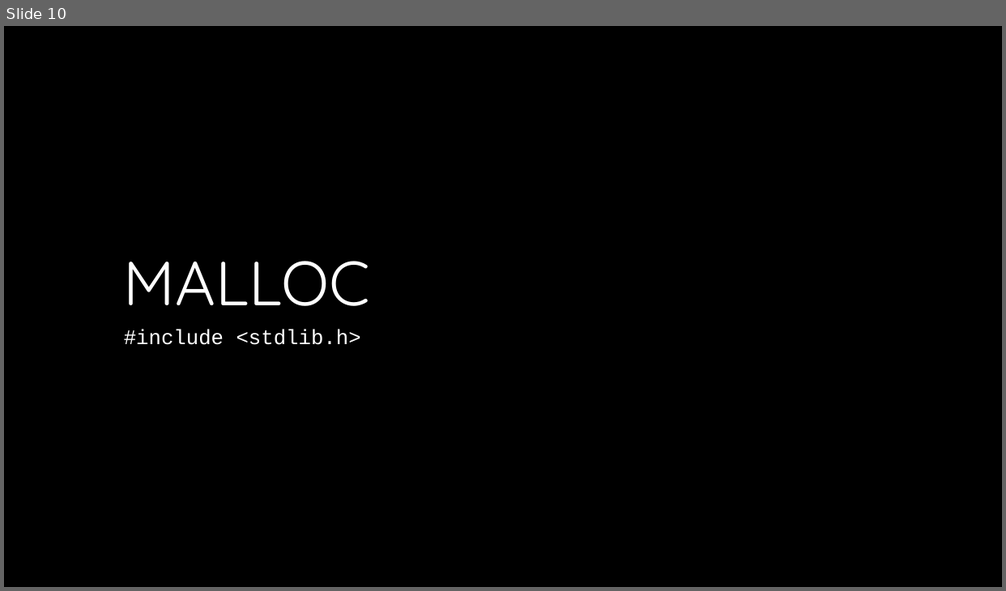
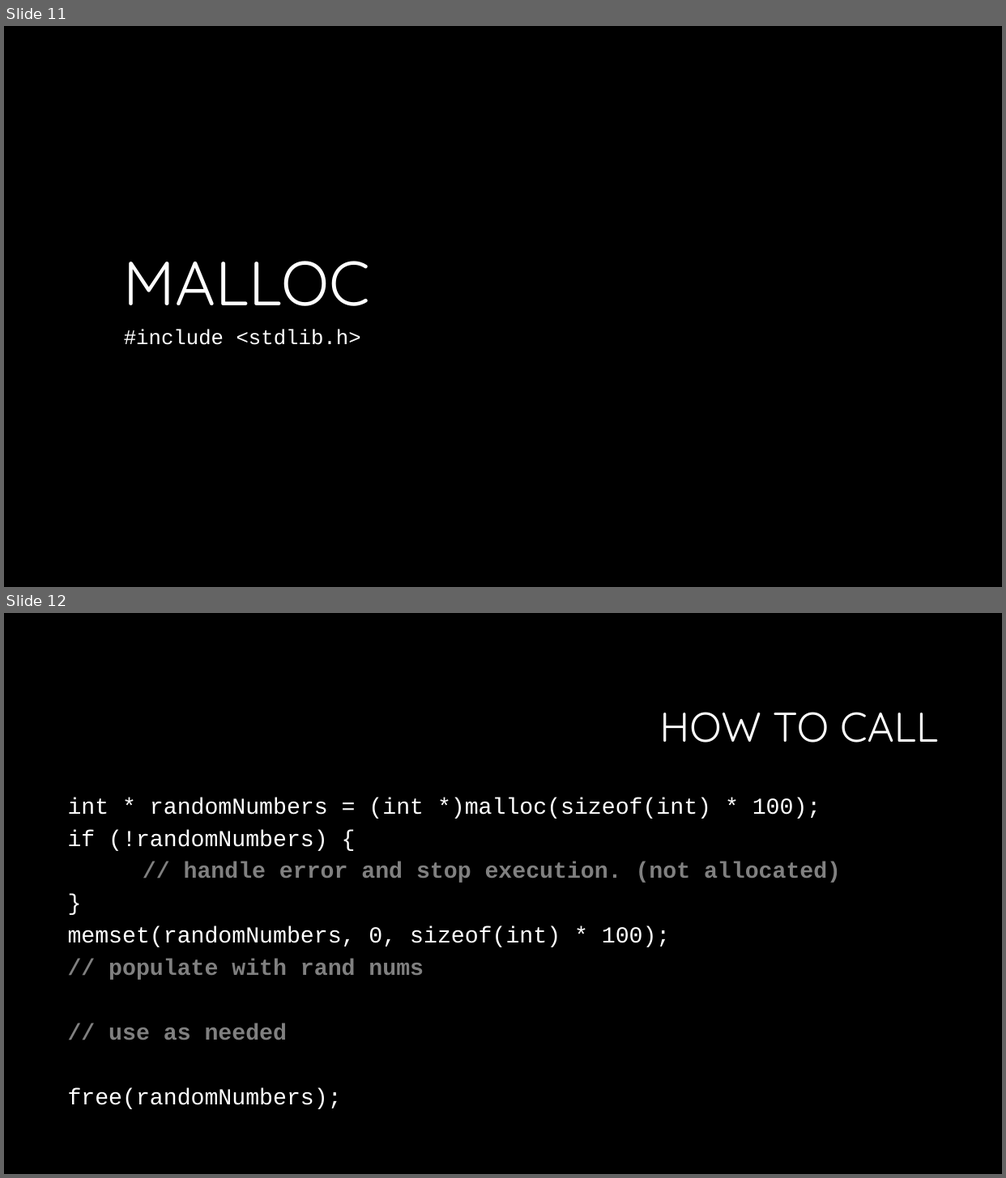
Before and after one commit to swiftlydesigner/122-Practice-Review, a slide deck: Slides/Review/121 Review.pptx. Shown one above the other, each under a label of ours: slide 10 before the commit, slides 11 and 12 after it. The pictures are 1006x591 and 1006x1178 pixels, drawn with LibreOffice and Linux fonts; fonts in the diff are those of the drawing; background and template pictures are left out. Boxes give left, top, right and bottom in pixels: in the first picture for what was removed or moved away, otherwise in the second. Text is boxed around its words. In the diff, an @@ line names an element or a change of style, - is before the commit and + after.

```diff
--- a/Slides/Review/121 Review.pptx
+++ b/Slides/Review/121 Review.pptx
@@ slide 12 added at <box>4,613,1002,1174</box>, background #000000 @@
@@ title added at <box>659,712,938,743</box>, 40 pt, text #FFFFFF @@
+HOW TO CALL
@@ text added at <box>68,798,841,1110</box>, 22 pt, text #FFFFFF @@
+int * randomNumbers = (int *)malloc(sizeof(int) * 100);
+if (!randomNumbers) {
+// handle error and stop execution. (not allocated)
+}
+memset(randomNumbers, 0, sizeof(int) * 100);
+// populate with rand nums
+// use as needed
+free(randomNumbers);
@@ what was slide 10 is now slide 11 @@
```
Also in this commit, not shown: 3 other slides added, 1 slide removed.
